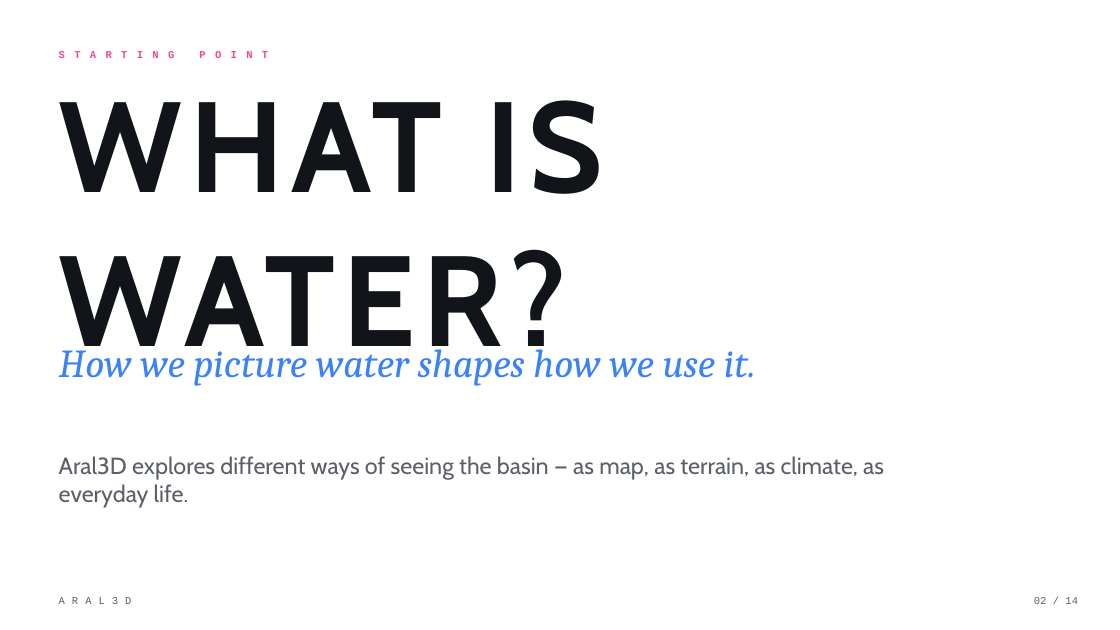
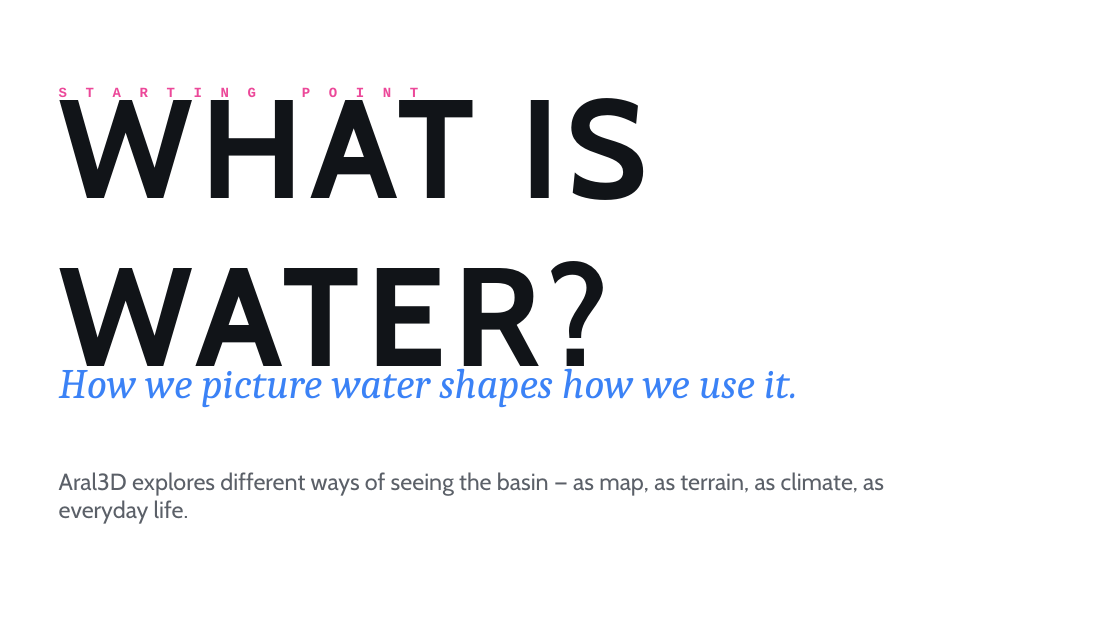
Before and after one commit to timateus/aral3d, a slide deck: slide 2 of public/aral3d-presentation.pptx. Drawn at 1120x630 pixels with LibreOffice and Linux fonts; fonts in the diff are those of the drawing. Boxes give left, top, right and bottom in pixels: in the first picture for what was removed or moved away, otherwise in the second. Text is boxed around its words. In the diff, an @@ line names an element or a change of style, - is before the commit and + after.

```diff
--- a/public/aral3d-presentation.pptx
+++ b/public/aral3d-presentation.pptx
@@ text "WHAT IS WATER?" at [59, 87, 649, 397]: size 110 to 120 pt @@
@@ text "STARTING POINT": place and size @@
-text "STARTING POINT" at [50, 42, 891, 67]
+text "STARTING POINT" at [50, 76, 1059, 109]
@@ text "STARTING POINT" at [50, 76, 1059, 109]: size 9 to 12 pt, letter spacing 8 to 16 pt @@
@@ text "How we picture water shapes ...": place and size @@
-text "How we picture water shapes ..." at [59, 340, 756, 386]
+text "How we picture water shapes ..." at [59, 360, 798, 407]
@@ text "How we picture water shapes ..." at [59, 360, 798, 407]: size 34 to 36 pt @@
@@ text "Aral3D explores different ways of ...": place and size @@
-text "Aral3D explores different ways of ..." at [59, 456, 884, 508]
+text "Aral3D explores different ways of ..." at [59, 472, 884, 524]
@@ text removed at [50, 588, 555, 613] @@
-ARAL3D
@@ text removed at [1034, 597, 1078, 604] @@
-02 / 14
```
Also in this commit, not shown: 9 other slides changed, 5 slides added, 4 slides removed, 16 other files.
